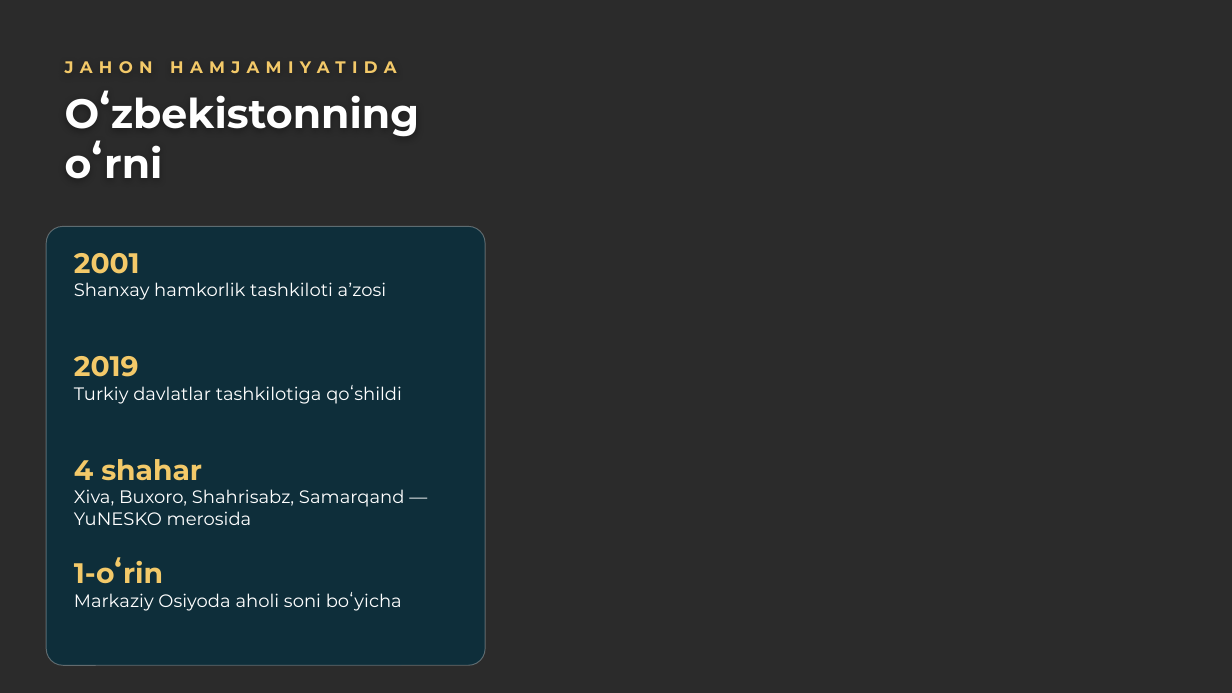
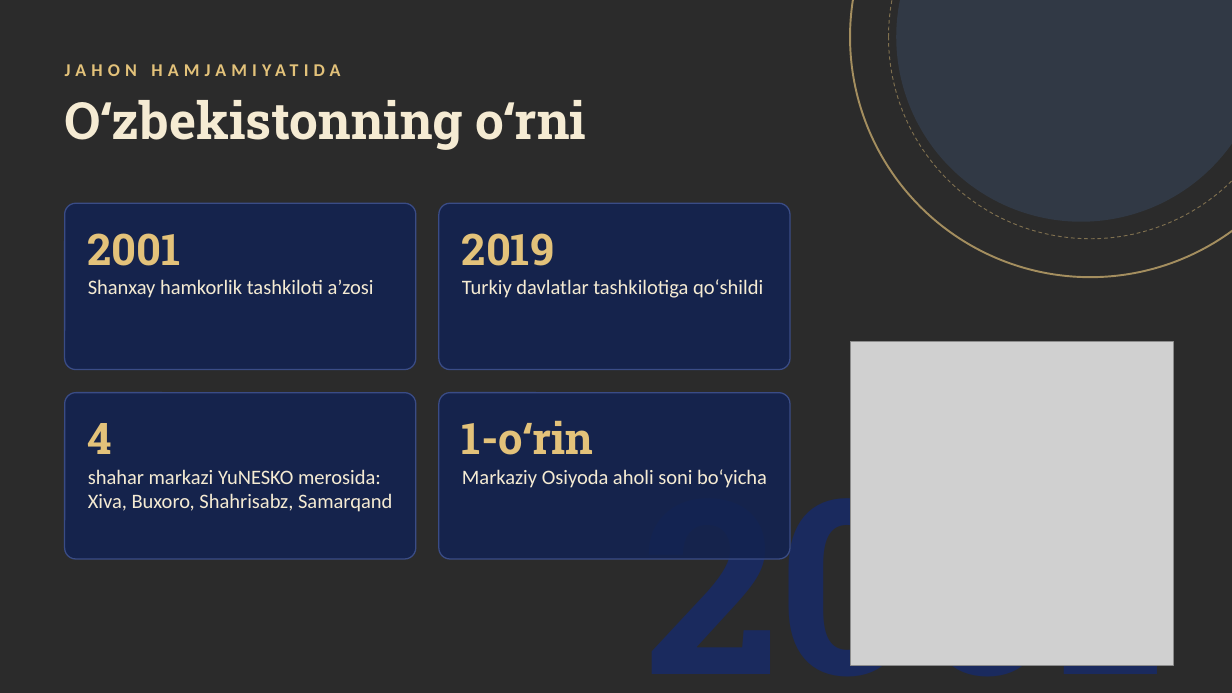
Before and after one commit to mmuhammadovv/mustaqil_ish_ay, a slide deck: slide 8 of alohida/BMT_himoya.pptx (slide 9 before the commit). Drawn at 1232x693 pixels with LibreOffice and Linux fonts; fonts in the diff are those of the drawing; grey boxes stand for pictures; background and template pictures are left out; a plain dark background stands for a picture behind light text. Boxes give left, top, right and bottom in pixels: in the first picture for what was removed or moved away, otherwise in the second. Text is boxed around its words. In the diff, an @@ line names an element or a change of style, - is before the commit and + after.

```diff
--- a/alohida/BMT_himoya.pptx
+++ b/alohida/BMT_himoya.pptx
@@ ellipse added at box(850, 0, 1232, 277), outline #E3C27A 1.5 pt @@
@@ ellipse added at box(889, 0, 1232, 239), outline #E3C27A 0.75 pt dashed @@
@@ ellipse added at box(897, 0, 1232, 222), fill #5B92E5 at 14% opacity @@
@@ text "JAHON HAMJAMIYATIDA" at box(65, 51, 897, 88): size 13 to 14 pt, font Montserrat to Calibri, text colour #F3C969 to #E3C27A, letter spacing 5 to 4 pt @@
@@ text "Oʻzbekistonning oʻrni" at box(65, 88, 1128, 180): size 32 to 40 pt, font Montserrat to Roboto Slab, text colour #FFFFFF to #F5EBD3 @@
@@ rounded rectangle added at box(65, 203, 416, 370), fill #132350 at 90% opacity, outline #3A4C86 1 pt @@
@@ rounded rectangle added at box(439, 203, 790, 370), fill #132350 at 90% opacity, outline #3A4C86 1 pt @@
@@ text "2001": place and size @@
-text "2001" at box(74, 253, 387, 300)
+text "2001" at box(88, 233, 374, 298)
@@ text "2001" at box(88, 233, 374, 298): size 22 to 34 pt, font Montserrat to Roboto Slab, text colour #F3C969 to #E3C27A in "2001"; size 14 to 16 pt, font Montserrat to Calibri, text colour #FFFFFF to #F5EBD3 in "Shanxay hamkorlik tashkiloti aʼzosi" @@
@@ text "2019": place and size @@
-text "2019" at box(74, 356, 402, 404)
+text "2019" at box(462, 233, 763, 298)
@@ text "2019" at box(462, 233, 763, 298): size 22 to 34 pt, font Montserrat to Roboto Slab, text colour #F3C969 to #E3C27A in "2019"; size 14 to 16 pt, font Montserrat to Calibri, text colour #FFFFFF to #F5EBD3 @@
@@ picture added at box(850, 342, 1174, 665) @@
@@ rounded rectangle: place and size @@
-rounded rectangle at box(46, 226, 485, 665)
+rounded rectangle at box(65, 393, 416, 559)
@@ rounded rectangle at box(65, 393, 416, 559): fill #06303F at 78% opacity to #132350 at 90% opacity; outline #FFFFFF 0.75 pt to #3A4C86 1 pt; proportions changed @@
@@ rounded rectangle added at box(439, 393, 790, 559), fill #132350 at 90% opacity, outline #3A4C86 1 pt @@
@@ text "1-oʻrin": place and size @@
-text "1-oʻrin" at box(74, 557, 402, 611)
+text "1-oʻrin" at box(462, 423, 767, 488)
@@ text "1-oʻrin" at box(462, 423, 767, 488): size 22 to 34 pt, font Montserrat to Roboto Slab, text colour #F3C969 to #E3C27A in "1-oʻrin"; size 14 to 16 pt, font Montserrat to Calibri, text colour #FFFFFF to #F5EBD3 in "Markaziy Osiyoda aholi soni boʻyicha" @@
@@ text at box(88, 423, 392, 512): text changed; size 14 to 16 pt; font Montserrat to Calibri; text colour #FFFFFF to #F5EBD3 @@
-4 shahar
-Xiva, Buxoro, Shahrisabz, Samarqand — YuNESKO merosida
+4
+shahar markazi YuNESKO merosida: Xiva, Buxoro, Shahrisabz, Samarqand
@@ text added at box(643, 452, 1164, 693), 190 pt, text #1A2A5E, bold @@
+2001
```
Also in this commit, not shown: 8 other slides changed, 1 slide removed, 3 other files.
